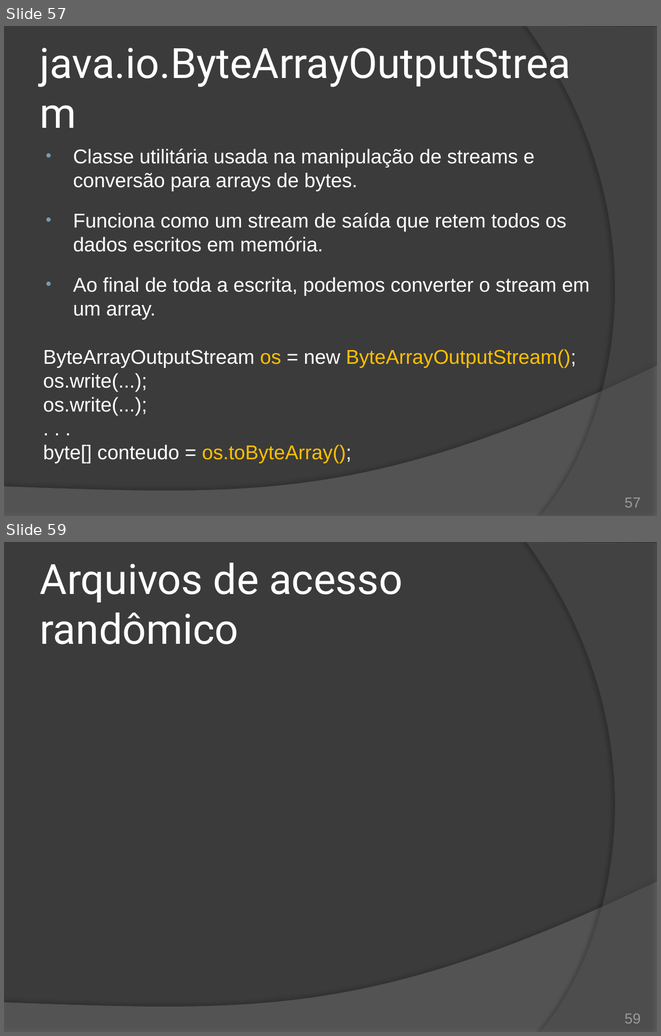
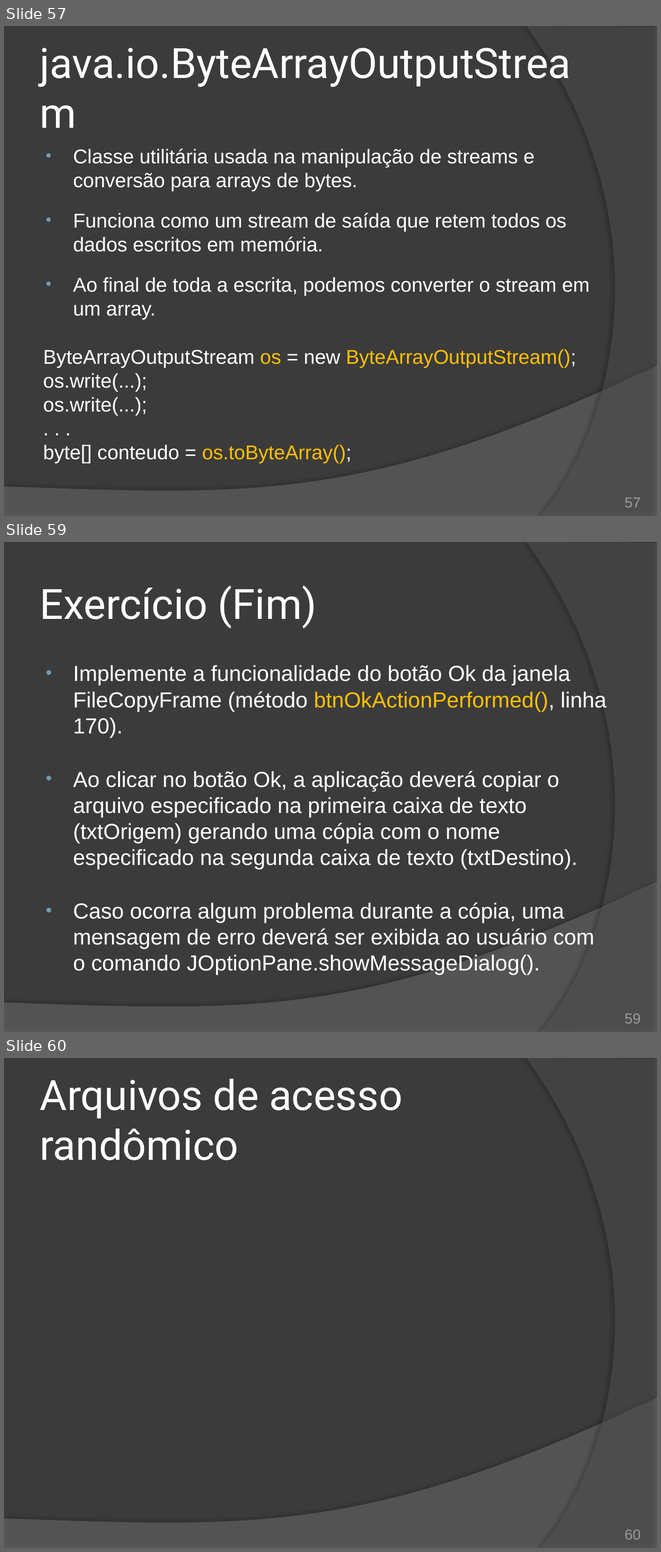
Before and after one commit to duchesqui/slzvieira-training, a slide deck: 2-Java-Programmer-Modulo-II/16.Capitulo10.pptx. Shown one above the other, each under a label of ours: slides 57 and 59 before the commit, slides 57, 59 and 60 after it; the slides between them are not shown. The pictures are 661x1036 and 661x1552 pixels, drawn with LibreOffice and Linux fonts; fonts in the diff are those of the drawing. Boxes give left, top, right and bottom in pixels: in the first picture for what was removed or moved away, otherwise in the second. Text is boxed around its words. In the diff, an @@ line names an element or a change of style, - is before the commit and + after.

Commit message:
Capítulo 10: Exercício

```diff
--- a/2-Java-Programmer-Modulo-II/16.Capitulo10.pptx
+++ b/2-Java-Programmer-Modulo-II/16.Capitulo10.pptx
@@ slide 59 added at (4,542,657,1032), background #3B3B3B; not listed: 2 template elements that a slide beside it also shows @@
@@ title added at (40,585,317,628), 46 pt, text #FFFFFF @@
+Exercício (Fim)
@@ text added at (73,665,607,975), 24 pt, text #FFFFFF @@
+• Implemente a funcionalidade do botão Ok da janela FileCopyFrame (método btnOkActionPerformed(), linha 170).
+• Ao clicar no botão Ok, a aplicação deverá copiar o arquivo especificado na primeira caixa de texto (txtOrigem) gerando uma cópia com o nome especificado na segunda caixa de texto (txtDestino).
+• Caso ocorra algum problema durante a cópia, uma mensagem de erro deverá ser exibida ao usuário com o comando JOptionPane.showMessageDialog().
@@ page number added at (625,1013,641,1023), 16 pt, text #9D9B9A @@
+59
@@ what was slide 59 is now slide 60 @@
@@ page number at (625,1529,641,1539): text changed @@
-59
+60
```
Also in this commit, not shown: 2 slides changed, 1 other slide added, 1 slide removed, 4 other files.
